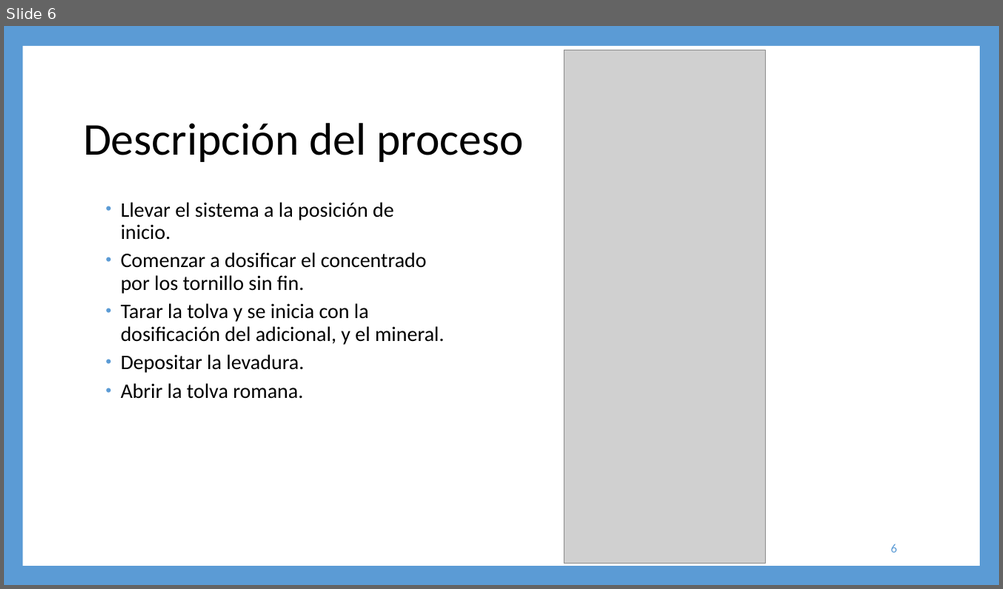
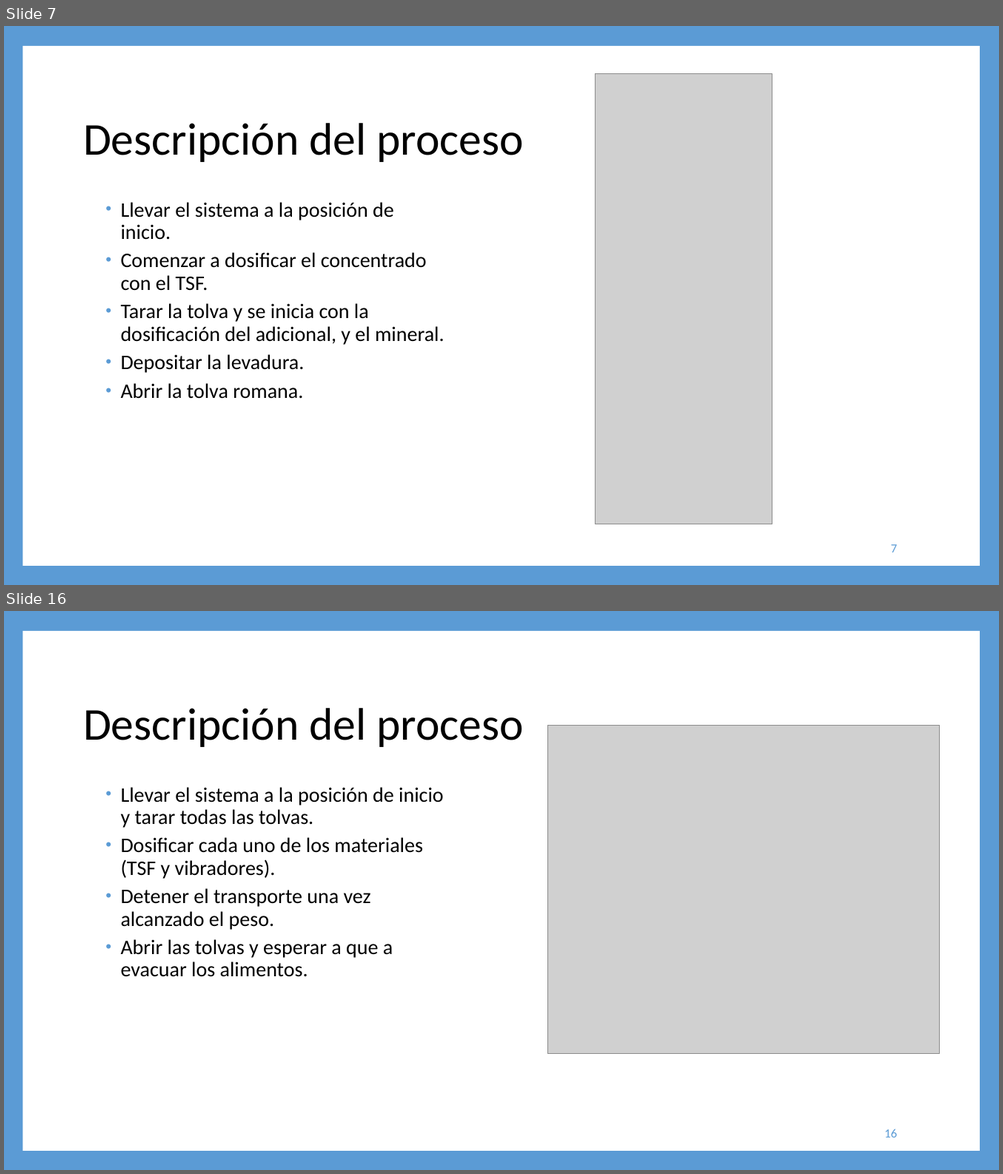
Before and after one commit to steveamena/Graduacion, a slide deck: Documentación/Entregables/Propuestas de solución.pptx. Shown one above the other, each under a label of ours: slide 6 before the commit, slides 7 and 16 after it; the slides between them are not shown. The pictures are 1003x589 and 1003x1174 pixels, drawn with LibreOffice and Linux fonts; fonts in the diff are those of the drawing; grey boxes stand for pictures. Boxes give left, top, right and bottom in pixels: in the first picture for what was removed or moved away, otherwise in the second. Text is boxed around its words. In the diff, an @@ line names an element or a change of style, - is before the commit and + after.

```diff
--- a/Documentación/Entregables/Propuestas de solución.pptx
+++ b/Documentación/Entregables/Propuestas de solución.pptx
@@ slide 16 added at (4, 611, 999, 1170), background #5B9BD5; not listed: 1 template element that a slide beside it also shows @@
@@ title added at (83, 708, 523, 747), 44 pt, text #000000 @@
+Descripción del proceso
@@ picture added at (548, 725, 939, 1054) @@
@@ text added at (121, 787, 444, 977), 20 pt, text #000000 @@
+  • Llevar el sistema a la posición de inicio y tarar todas las tolvas.
+  • Dosificar cada uno de los materiales (TSF y vibradores).
+  • Detener el transporte una vez alcanzado el peso.
+  • Abrir las tolvas y esperar a que a evacuar los alimentos.
@@ page number added at (884, 1129, 896, 1138), 12 pt, text #5B9BD5 @@
+16
@@ what was slide 6 is now slide 7 @@
@@ slide 7 changed as well @@
@@ picture: place and size @@
-picture at (563, 50, 765, 564)
+picture at (595, 74, 771, 525)
@@ text at (121, 252, 427, 291): text changed @@
-  • Comenzar a dosificar el concentrado por los tornillo sin fin.
+  • Comenzar a dosificar el concentrado con el TSF.
@@ page number at (891, 545, 896, 553): text changed @@
-6
+7
```
Also in this commit, not shown: 6 other slides changed, 9 other slides added, 55 other files.
